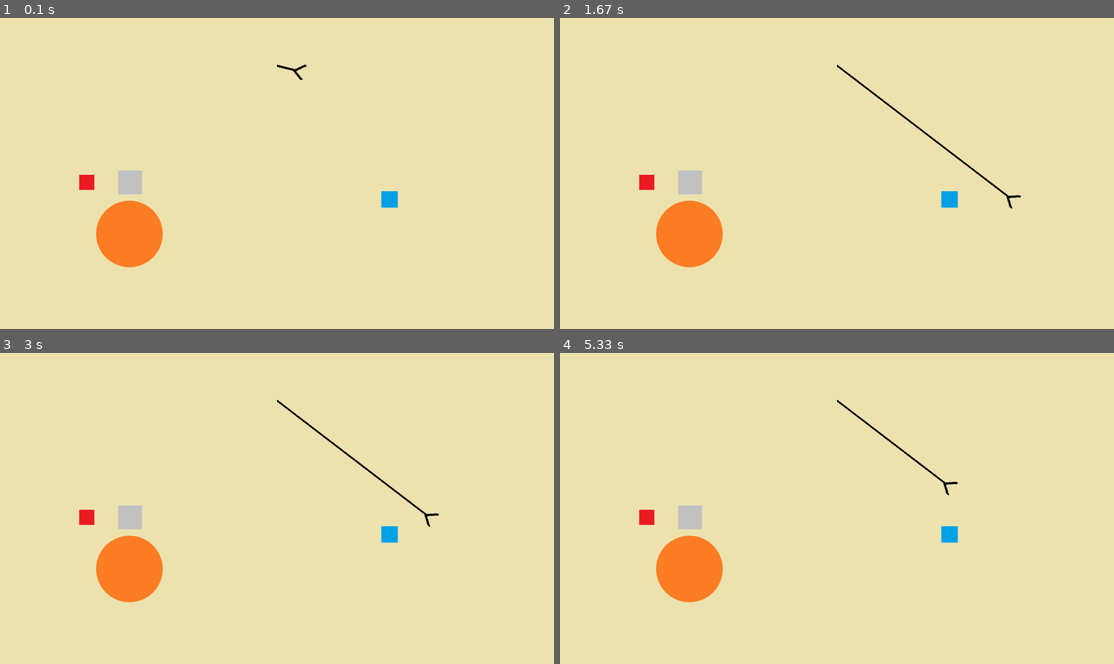
Above: before the commit, frames 1-4 (two rows, left to right).
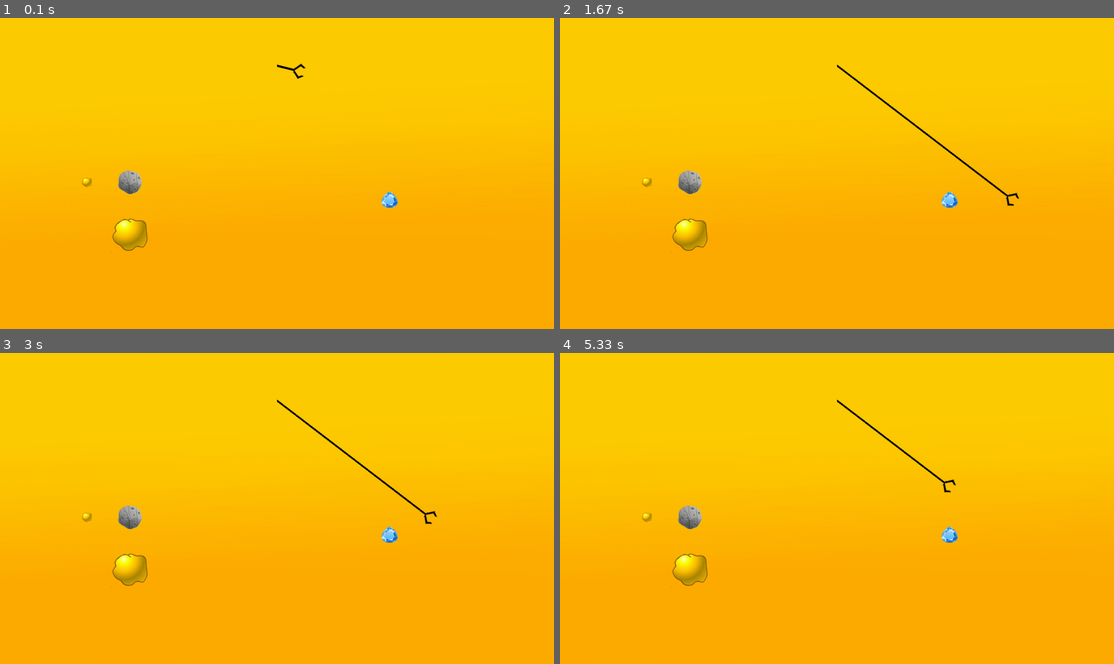
Above: after the commit, the same moments.

Repository: alittlekitten/goldminer_pygame
Game: pygame game, started from 10_collision_mask.py
The game is run twice, just before and just after one commit, with the same random seed, the same clock (stepped at 60 frames per second) and the same inputs.
Inputs (mouse positions are in pixels of both pictures, inside the frame that each line leads up to):
- Up to frame 1 (0.1 s): no input
- Up to frame 2 (1.67 s): click (837, 173) at 0.38 s
- Up to frame 3 (3 s): no input
- Up to frame 4 (5.33 s): click (820, 455) at 3.22 s

The runs differ from the first frame. In frame 1, 100% of the frame differs, in the area x 0-100%, y 0-100%; in frame 2, 100%; in frame 3, 100%; in frame 4, 100%.

Commit message:
ver 1.1.0 디자인 업그레이드 및 버그 수정

Diff:
--- a/13_setup.py
+++ b/13_setup.py
@@ -3,6 +3,18 @@
 import os # 경로를 위해 os 라이브러리 불러오기
 import pygame # 파이게임 라이브러리 불러오기
 import math # radians를 사용하기 위해서 math 라이브러리 불러오기
+
+
+# 트레이 클래스 (보석 클래스와 거의 동일!)
+class Tray(pygame.sprite.Sprite):
+    def __init__(self, image, position):
+        super().__init__() # Sprite 상속받아옴
+        self.image = image
+        self.position = position
+        self.rect = image.get_rect(center = position)
+
+    def draw(self, screen):
+        screen.blit(self.image, self.rect)
 
 
 # 집게 클래스 (보석 클래스와 거의 동일!)
@@ -210,6 +222,11 @@
 setup_gemstone() # 게임에 원하는 만큼의 보석을 정의
 
 
+# 트레이 이미지 불러오기 (보석 이미지 불러오는 방식과 동일!)
+tray_image = pygame.image.load(os.path.join(current_path, "tray.png"))
+tray = Tray(tray_image, (screen_width // 2, 110))
+
+
 # 집게 이미지 불러오기 (보석 이미지 불러오는 방식과 동일!)
 claw_image = pygame.image.load(os.path.join(current_path, "claw.png"))
 claw = Claw(claw_image, (screen_width // 2, 110)) # Claw 클래스를 이용해서 객체 생성!!
@@ -226,8 +243,9 @@
             running = False # running 변수를 False로 바꿔준다!
 
         if event.type == pygame.MOUSEBUTTONDOWN: # 마우스 버튼이 눌렸을 때 집게를 뻗음
-            claw.set_direction(STOP) # 좌우 멈춤
-            to_x = move_speed # move_speed 만큼 빠르게 쭉 뻗음
+            if claw.direction != STOP: # 집게가 좌우로 이동중일 때만 마우스 이벤트 처리
+                claw.set_direction(STOP) # 좌우 멈춤
+                to_x = move_speed # move_speed 만큼 빠르게 쭉 뻗음
 
 
     # 화면의 양 옆과 아랫쪽 끝에 도달했을 때 다시 되돌아오도록 설정
@@ -262,6 +280,8 @@
     screen.blit(background, (0, 0)) # 맨 왼쪽 맨 위부터 ((0,0) 좌표부터)그림을 그려주도록 만들어준다!
 
     gemstone_group.draw(screen) # gemstone_group에 있는 모든 Sprite를 screen에다가 그려라!
+
+    tray.draw(screen) # 트레이 그려주기
     claw.update(to_x)
     claw.draw(screen)
 
@@ -285,5 +305,5 @@
 
     pygame.display.update() # 설정한 배경화면 이미지를 pygame에 반영! (display에 업데이트!!)
 
-pygame.time.delay(2000) # 2초 딜레이 (ms기준)
+pygame.time.delay(1500) # 1.5초 딜레이 (ms기준)
 pygame.quit() # while문을 빠져나가면 게임이 끝나도록 설정
Binary file changed: background.png
Binary file changed: big_gold.png
Binary file changed: claw.png
Binary file changed: diamond.png
Binary file changed: small_gold.png
Binary file changed: stone.png
Binary file added: tray.png
